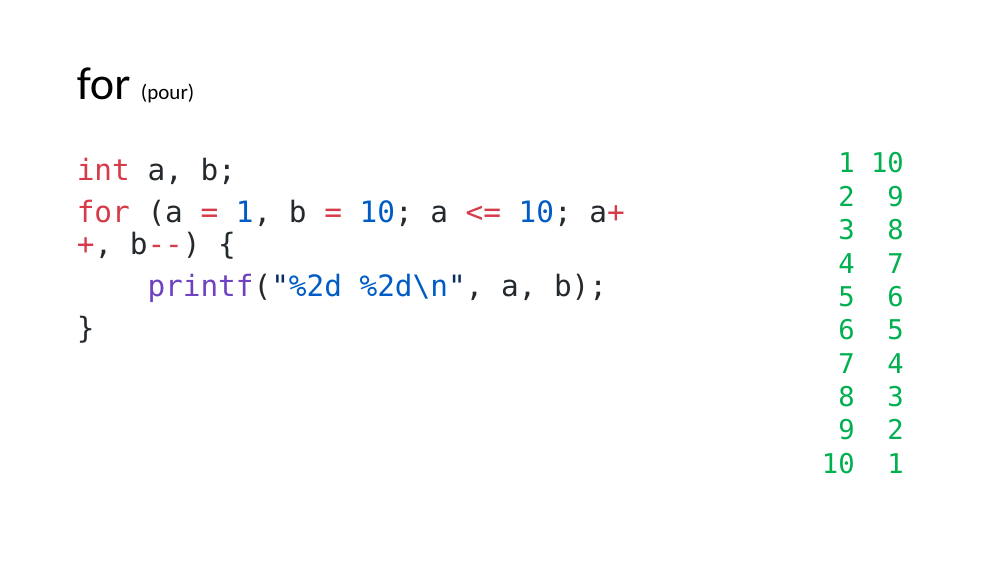
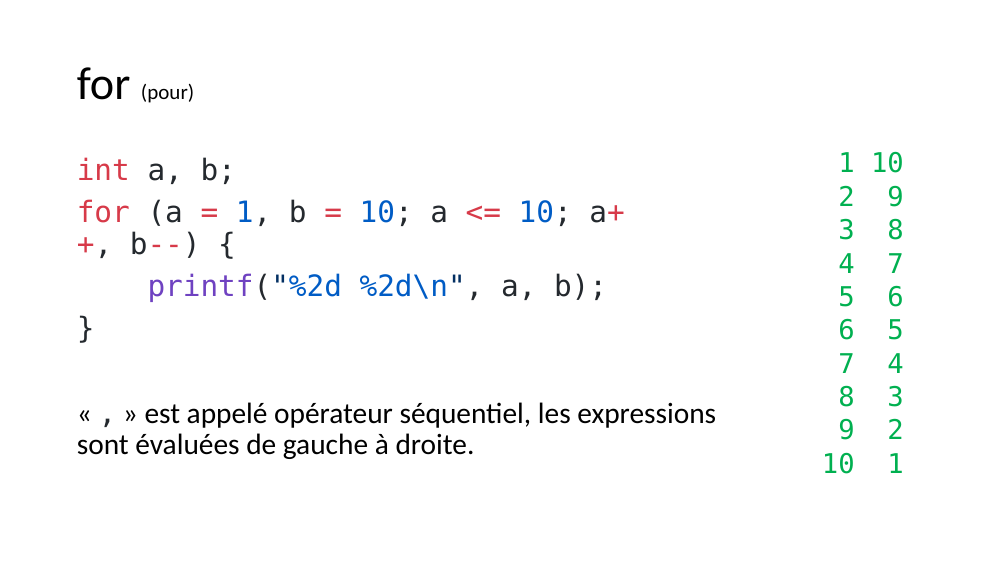
Before and after one commit to standard3/BTS1, a slide deck: slide 27 of 02_C/02_Types-et-operateurs/Types et opérateurs en C.pptx (slide 26 before the commit). Drawn at 1008x567 pixels with LibreOffice and Linux fonts; fonts in the diff are those of the drawing. Boxes give left, top, right and bottom in pixels: in the first picture for what was removed or moved away, otherwise in the second. Text is boxed around its words. In the diff, an @@ line names an element or a change of style, - is before the commit and + after.

```diff
--- a/02_C/02_Types-et-operateurs/Types et opérateurs en C.pptx
+++ b/02_C/02_Types-et-operateurs/Types et opérateurs en C.pptx
@@ text at <box>77,402,716,459</box>: paragraph added @@
+« , » est appelé opérateur séquentiel, les expressions sont évaluées de gauche à droite.
```
Also in this commit, not shown: 2 other slides changed, 14 slides added, 6 other files.
